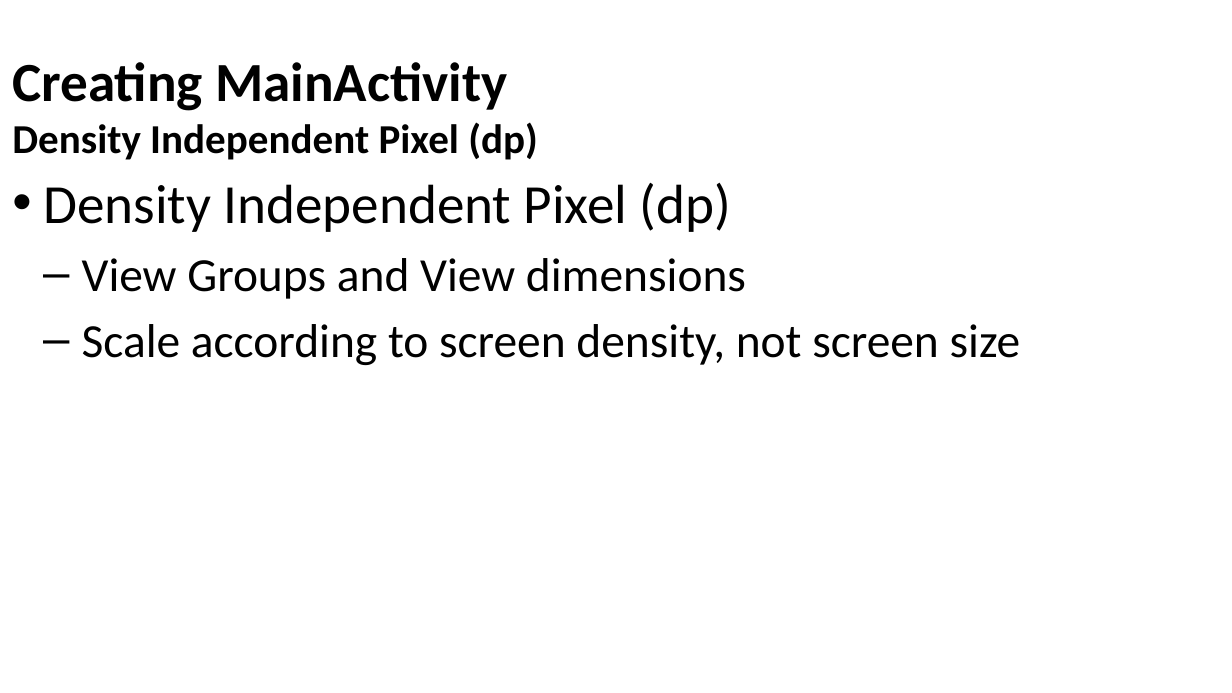
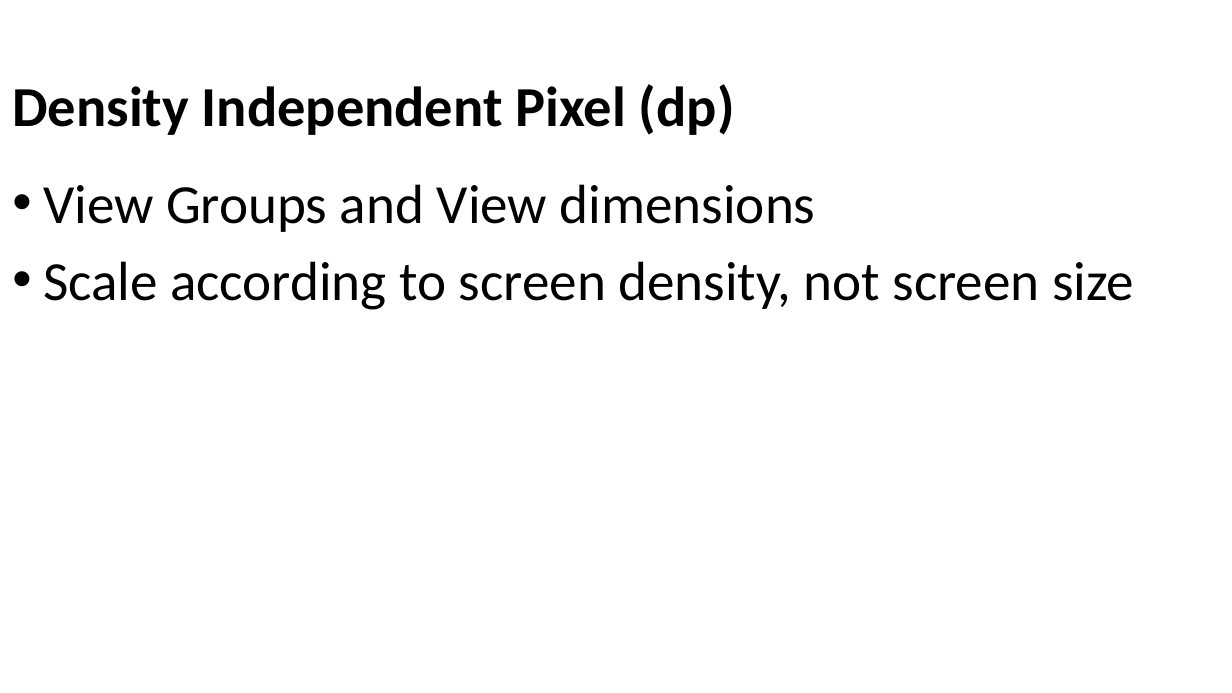
Before and after one commit to Batch-xx/Android-Lunch-Learn, a slide deck: slide 35 of slides/Android Studio_Activities_Fragments.pptx (slide 29 before the commit). Drawn at 1232x693 pixels with LibreOffice and Linux fonts; fonts in the diff are those of the drawing; background and template pictures are left out. Boxes give left, top, right and bottom in pixels: in the first picture for what was removed or moved away, otherwise in the second. Text is boxed around its words. In the diff, an @@ line names an element or a change of style, - is before the commit and + after.

```diff
--- a/slides/Android Studio_Activities_Fragments.pptx
+++ b/slides/Android Studio_Activities_Fragments.pptx
@@ title at bbox=[12, 84, 735, 135]: text changed; size 32 to 44 pt @@
-Creating MainActivity
-Density Independent Pixel (dp)
+Density Independent Pixel (dp)
@@ text "View Groups and View dimensions" at bbox=[43, 184, 1134, 310]: size 37 to 43 pt; bullet – to •; list level 2 to 1 in "View Groups and View dimensions"; list level 2 to 1 in "Scale according to screen density, ..." @@
@@ text at bbox=[43, 183, 731, 232]: paragraph removed @@
-• Density Independent Pixel (dp)
```
Also in this commit, not shown: 12 other slides changed, 7 slides added, 8 slides removed, 3 other files.
